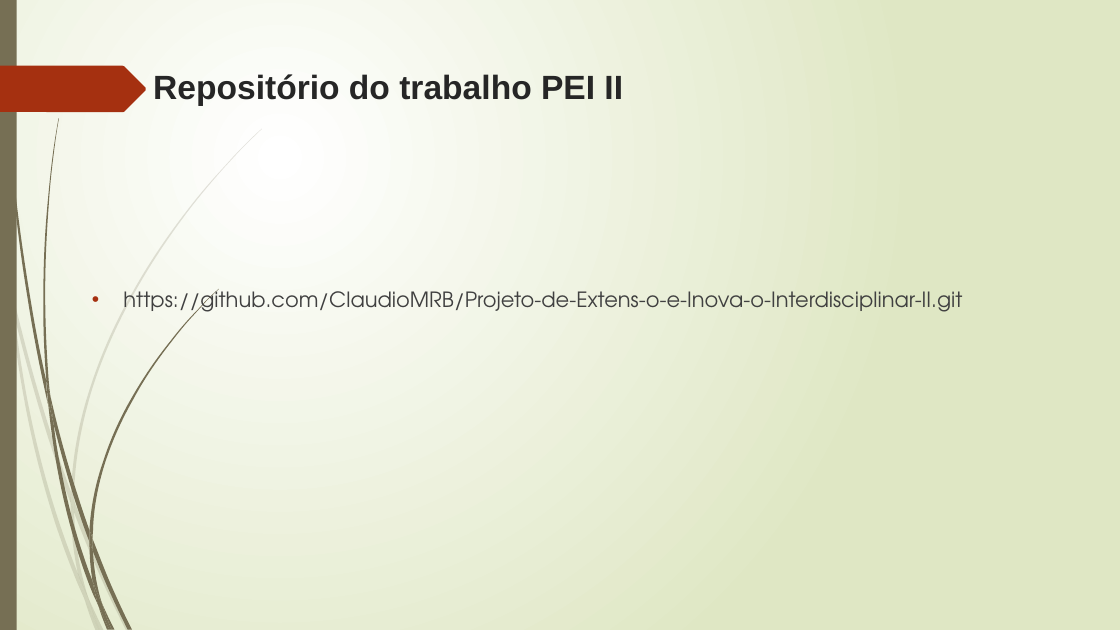
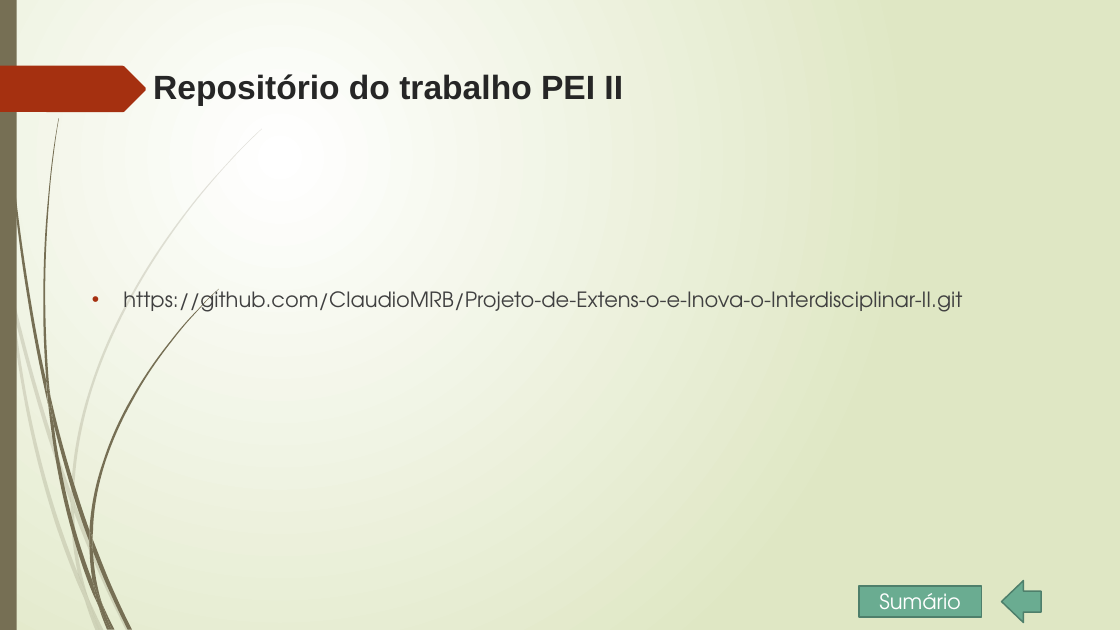
Before and after one commit to ClaudioMRB/Projeto-de-Extens-o-e-Inova-o-Interdisciplinar-II, a slide deck: slide 20 of Apresentação1.pptx. Drawn at 1120x630 pixels with LibreOffice and Linux fonts; fonts in the diff are those of the drawing. Boxes give left, top, right and bottom in pixels: in the first picture for what was removed or moved away, otherwise in the second. Text is boxed around its words. In the diff, an @@ line names an element or a change of style, - is before the commit and + after.

```diff
--- a/Apresentação1.pptx
+++ b/Apresentação1.pptx
@@ rectangle added at [860,586,982,618], fill #6AAC91, outline #4E7F6B 1.25 pt, 18 pt, text #FFFFFF @@
+Sumário
@@ left arrow added at [1002,581,1041,623], fill #6AAC91, outline #4E7F6B 1.25 pt @@
```
Also in this commit, not shown: 1 other slide changed.
